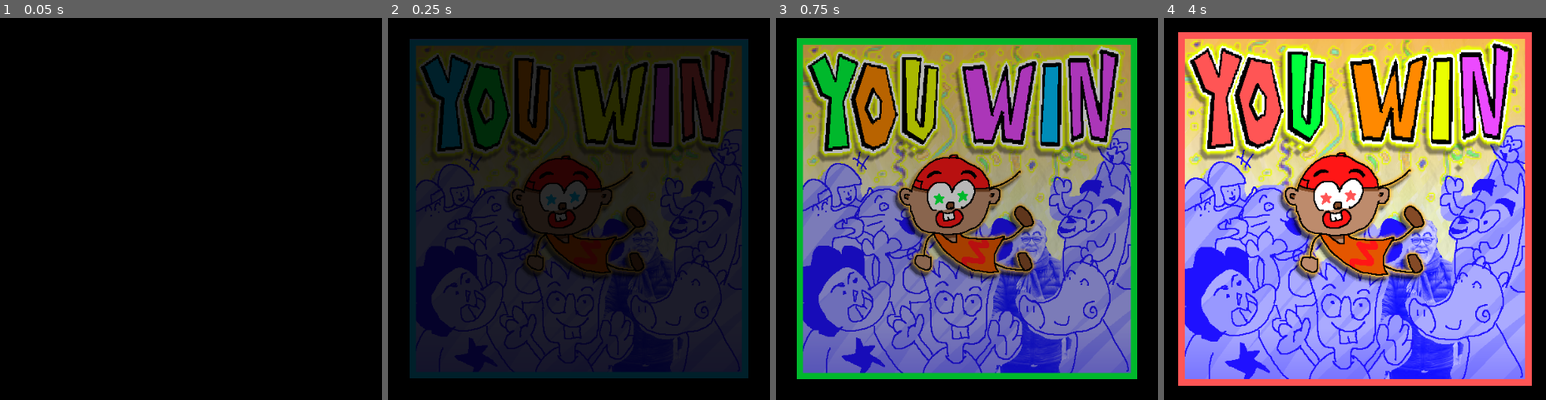
Above: before the commit, frames 1-4 (left to right).
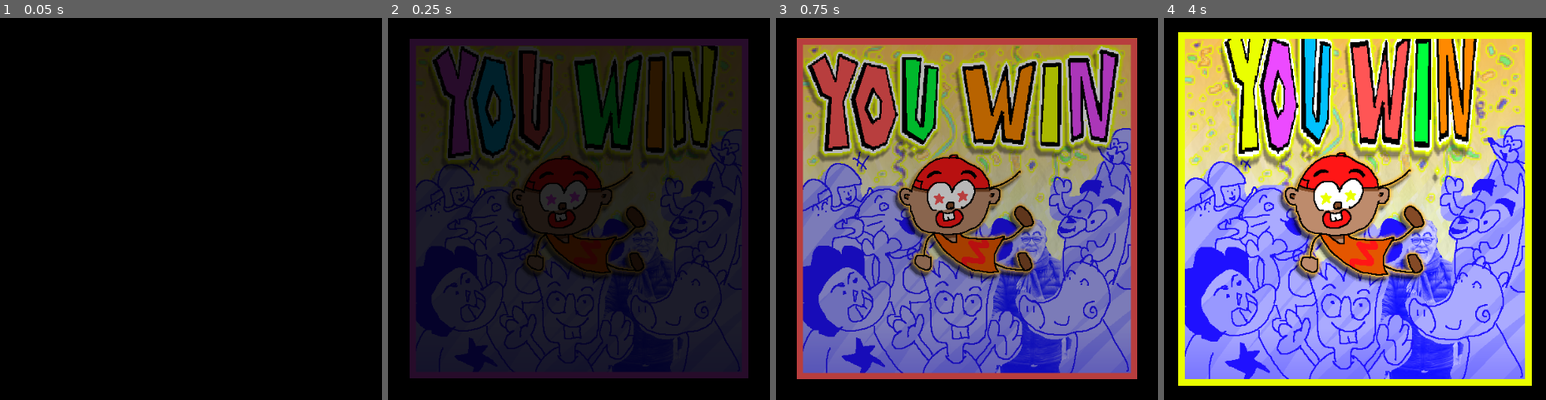
Above: after the commit, the same moments.

Repository: cmolinadev/fumaropio
Game: Godot game, scene res://scenes/goodEnding.tscn
Same seed, same stepped clock (60 frames per second), same inputs: the game is played once before the commit and once after it. This scene is started directly instead of the project's main scene.
Inputs:
- Up to frame 1 (0.05 s): no input
- Up to frame 2 (0.25 s): no input
- Up to frame 3 (0.75 s): hold Right (ui_right) from 0.53 s (still down)
- Up to frame 4 (4 s): release Right (ui_right) at 1.28 s; hold Left (ui_left) 1.28-2.03 s; hold Right (ui_right) 2.03-2.78 s; hold Up (ui_up) 2.78-3.53 s; hold Left (ui_left) from 3.53 s (still down)

Frame 1 is identical in both runs. In frame 2, 19% of the frame differs, in the area x 5-95%, y 5-95%; in frame 3, 12%; in frame 4, 31%, in the area x 3-97%, y 3-97%.

Commit message:
feat: you lose scene

Diff:
--- /dev/null
+++ b/scenes/badEnding.tscn
@@ -0,0 +1,156 @@
+[gd_scene load_steps=20 format=2]
+
+[ext_resource path="res://kekos/Te encanta el opio.png" type="Texture" id=1]
+[ext_resource path="res://musica/413503__hitsoundz__metal-hit-echo.mp3" type="AudioStream" id=2]
+[ext_resource path="res://musica/you_lose_drone.wav" type="AudioStream" id=3]
+[ext_resource path="res://scenes/Play.gd" type="Script" id=4]
+
+[sub_resource type="AtlasTexture" id=16]
+flags = 4
+atlas = ExtResource( 1 )
+region = Rect2( 0, 0, 520, 520 )
+
+[sub_resource type="AtlasTexture" id=17]
+flags = 4
+atlas = ExtResource( 1 )
+region = Rect2( 520, 0, 520, 520 )
+
+[sub_resource type="AtlasTexture" id=18]
+flags = 4
+atlas = ExtResource( 1 )
+region = Rect2( 1040, 0, 520, 520 )
+
+[sub_resource type="AtlasTexture" id=19]
+flags = 4
+atlas = ExtResource( 1 )
+region = Rect2( 1560, 0, 520, 520 )
+
+[sub_resource type="AtlasTexture" id=20]
+flags = 4
+atlas = ExtResource( 1 )
+region = Rect2( 0, 520, 520, 520 )
+
+[sub_resource type="AtlasTexture" id=21]
+flags = 4
+atlas = ExtResource( 1 )
+region = Rect2( 520, 520, 520, 520 )
+
+[sub_resource type="AtlasTexture" id=22]
+flags = 4
+atlas = ExtResource( 1 )
+region = Rect2( 1040, 520, 520, 520 )
+
+[sub_resource type="AtlasTexture" id=23]
+flags = 4
+atlas = ExtResource( 1 )
+region = Rect2( 1560, 520, 520, 520 )
+
+[sub_resource type="AtlasTexture" id=24]
+flags = 4
+atlas = ExtResource( 1 )
+region = Rect2( 0, 1040, 520, 520 )
+
+[sub_resource type="AtlasTexture" id=25]
+flags = 4
+atlas = ExtResource( 1 )
+region = Rect2( 520, 1040, 520, 520 )
+
+[sub_resource type="AtlasTexture" id=26]
+flags = 4
+atlas = ExtResource( 1 )
+region = Rect2( 1040, 1040, 520, 520 )
+
+[sub_resource type="AtlasTexture" id=27]
+flags = 4
+atlas = ExtResource( 1 )
+region = Rect2( 1560, 1040, 520, 520 )
+
+[sub_resource type="SpriteFrames" id=28]
+animations = [ {
+"frames": [ SubResource( 16 ), SubResource( 17 ), SubResource( 18 ), SubResource( 19 ), SubResource( 20 ), SubResource( 21 ), SubResource( 22 ), SubResource( 23 ), SubResource( 24 ), SubResource( 25 ), SubResource( 26 ), SubResource( 27 ) ],
+"loop": true,
+"name": "default",
+"speed": 10.0
+} ]
+
+[sub_resource type="Animation" id=14]
+resource_name = "EndWin"
+length = 10.0
+tracks/0/type = "value"
+tracks/0/path = NodePath("../AnimatedSprite:scale")
+tracks/0/interp = 1
+tracks/0/loop_wrap = true
+tracks/0/imported = false
+tracks/0/enabled = false
+tracks/0/keys = {
+"times": PoolRealArray( 0, 5.1 ),
+"transitions": PoolRealArray( 1, -2 ),
+"update": 0,
+"values": [ Vector2( 1, 1 ), Vector2( 1.1, 1.1 ) ]
+}
+tracks/1/type = "value"
+tracks/1/path = NodePath("../ColorRect2:color")
+tracks/1/interp = 1
+tracks/1/loop_wrap = true
+tracks/1/imported = false
+tracks/1/enabled = true
+tracks/1/keys = {
+"times": PoolRealArray( 0.1, 5.1 ),
+"transitions": PoolRealArray( 1, 2 ),
+"update": 0,
+"values": [ Color( 0, 0, 0, 1 ), Color( 0, 0, 0, 0 ) ]
+}
+
+[sub_resource type="Animation" id=15]
+length = 0.001
+tracks/0/type = "value"
+tracks/0/path = NodePath("../ColorRect:rect_size")
+tracks/0/interp = 1
+tracks/0/loop_wrap = true
+tracks/0/imported = false
+tracks/0/enabled = true
+tracks/0/keys = {
+"times": PoolRealArray( 0 ),
+"transitions": PoolRealArray( 1 ),
+"update": 0,
+"values": [ Vector2( 2200, 2200 ) ]
+}
+
+[node name="Node2D" type="Node2D"]
+
+[node name="ColorRect" type="ColorRect" parent="."]
+margin_left = -441.0
+margin_top = -330.0
+margin_right = 1759.0
+margin_bottom = 1870.0
+color = Color( 0, 0, 0, 1 )
+
+[node name="AnimatedSprite" type="AnimatedSprite" parent="."]
+position = Vector2( 512, 300 )
+scale = Vector2( 1.10191, 1.10191 )
+frames = SubResource( 28 )
+frame = 8
+playing = true
+
+[node name="ColorRect2" type="ColorRect" parent="."]
+visible = false
+margin_left = -441.0
+margin_top = -330.0
+margin_right = 2359.0
+margin_bottom = 2470.0
+color = Color( 0, 0, 0, 1 )
+
+[node name="music" type="AudioStreamPlayer" parent="."]
+stream = ExtResource( 3 )
+volume_db = -3.537
+autoplay = true
+
+[node name="noyay" type="AudioStreamPlayer" parent="."]
+stream = ExtResource( 2 )
+volume_db = -15.0
+autoplay = true
+
+[node name="AnimationPlayer" type="AnimationPlayer" parent="noyay"]
+anims/EndWin = SubResource( 14 )
+anims/RESET = SubResource( 15 )
+script = ExtResource( 4 )
--- a/scenes/goodEnding.tscn
+++ b/scenes/goodEnding.tscn
@@ -129,7 +129,7 @@
 position = Vector2( 510, 296 )
 scale = Vector2( 1.01149, 1.01149 )
 frames = SubResource( 13 )
-frame = 3
+frame = 11
 playing = true
 
 [node name="ColorRect2" type="ColorRect" parent="."]
Binary file added: kekos/Te encanta el opio.png
Not shown, added: kekos/Te encanta el opio.png.import
Not shown, added: musica/413503__hitsoundz__metal-hit-echo.mp3.import
Not shown, added: musica/you_lose_drone.wav.import
Not shown, added: musica/413503__hitsoundz__metal-hit-echo.mp3
Not shown, added: musica/you_lose_drone.wav
